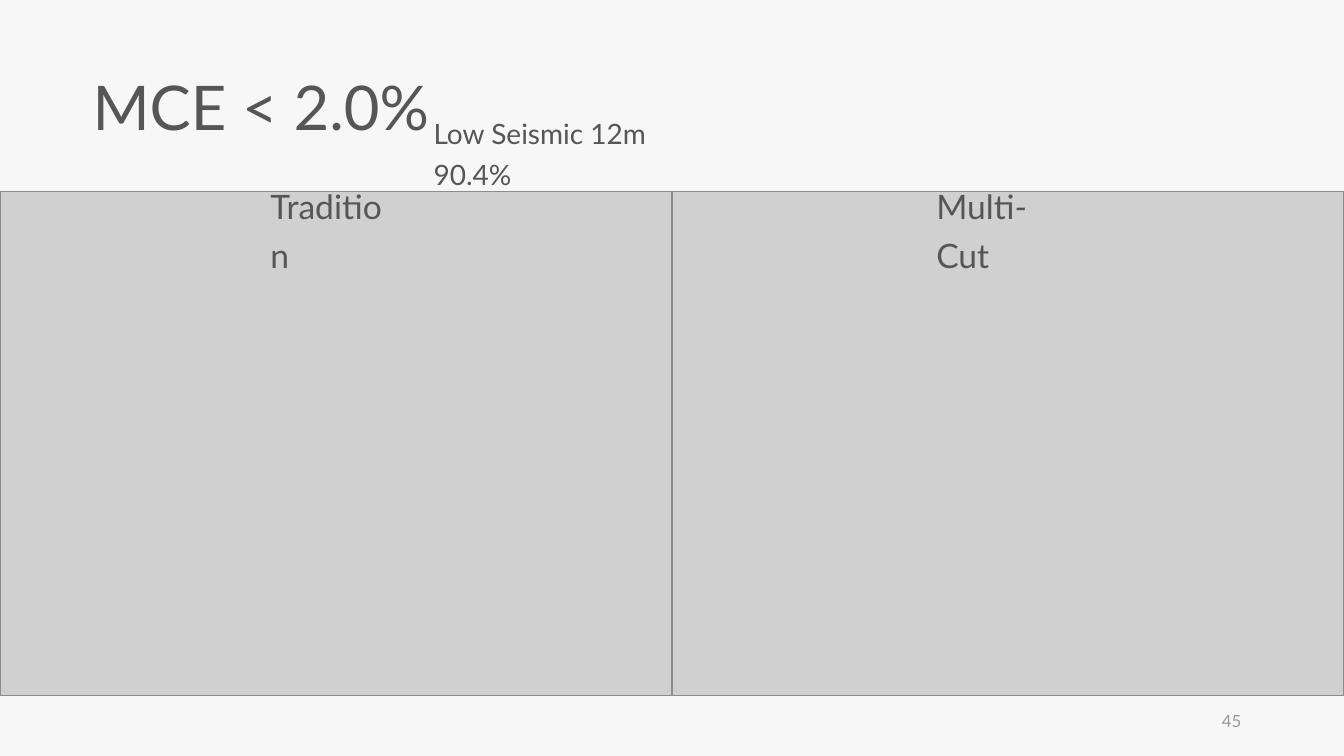
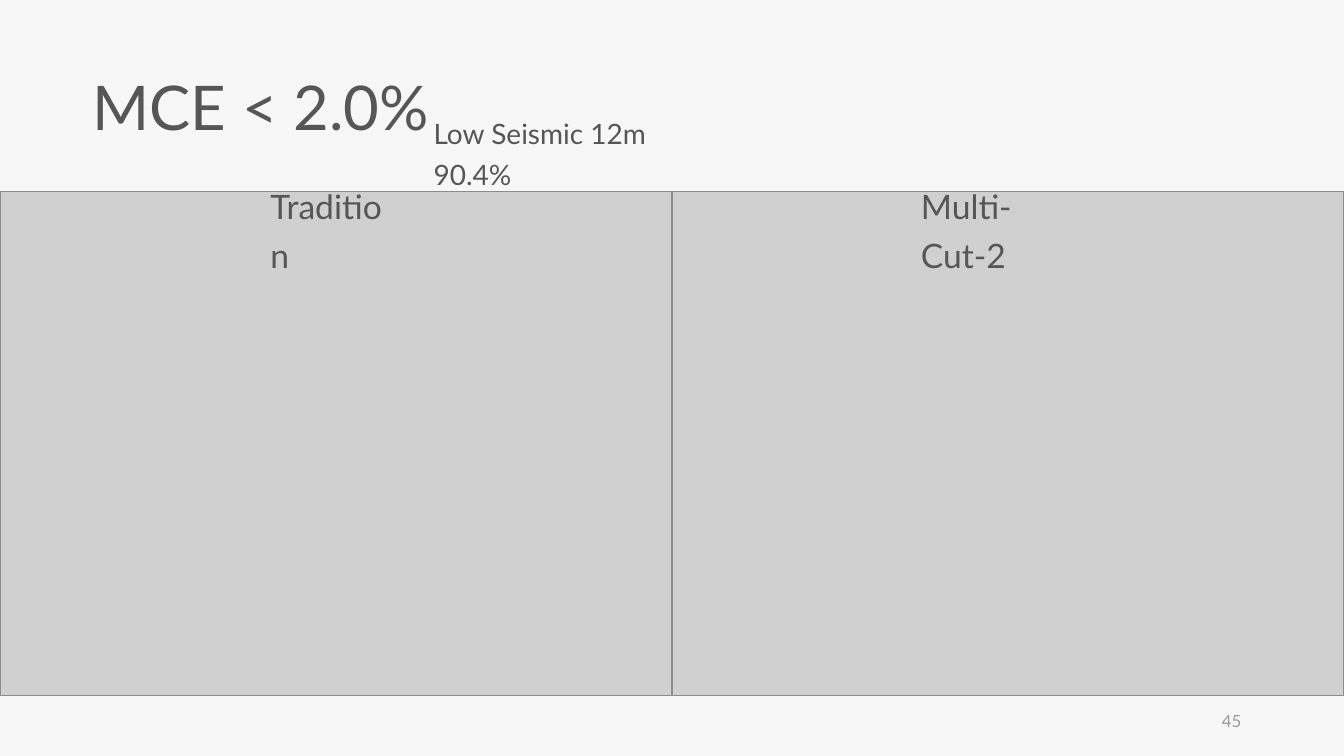
Before and after one commit to skyran1278/thesis, a slide deck: slide 45 of Meeting/20190523 Seminar/20190523 Seminar.pptx. Drawn at 1344x756 pixels with LibreOffice and Linux fonts; fonts in the diff are those of the drawing; grey boxes stand for pictures. Boxes give left, top, right and bottom in pixels: in the first picture for what was removed or moved away, otherwise in the second. Text is boxed around its words. In the diff, an @@ line names an element or a change of style, - is before the commit and + after.

```diff
--- a/Meeting/20190523 Seminar/20190523 Seminar.pptx
+++ b/Meeting/20190523 Seminar/20190523 Seminar.pptx
@@ text at [921,191,1012,268]: text changed @@
-Multi-Cut
+Multi-Cut-2
```
Also in this commit, not shown: 3 other slides changed.
